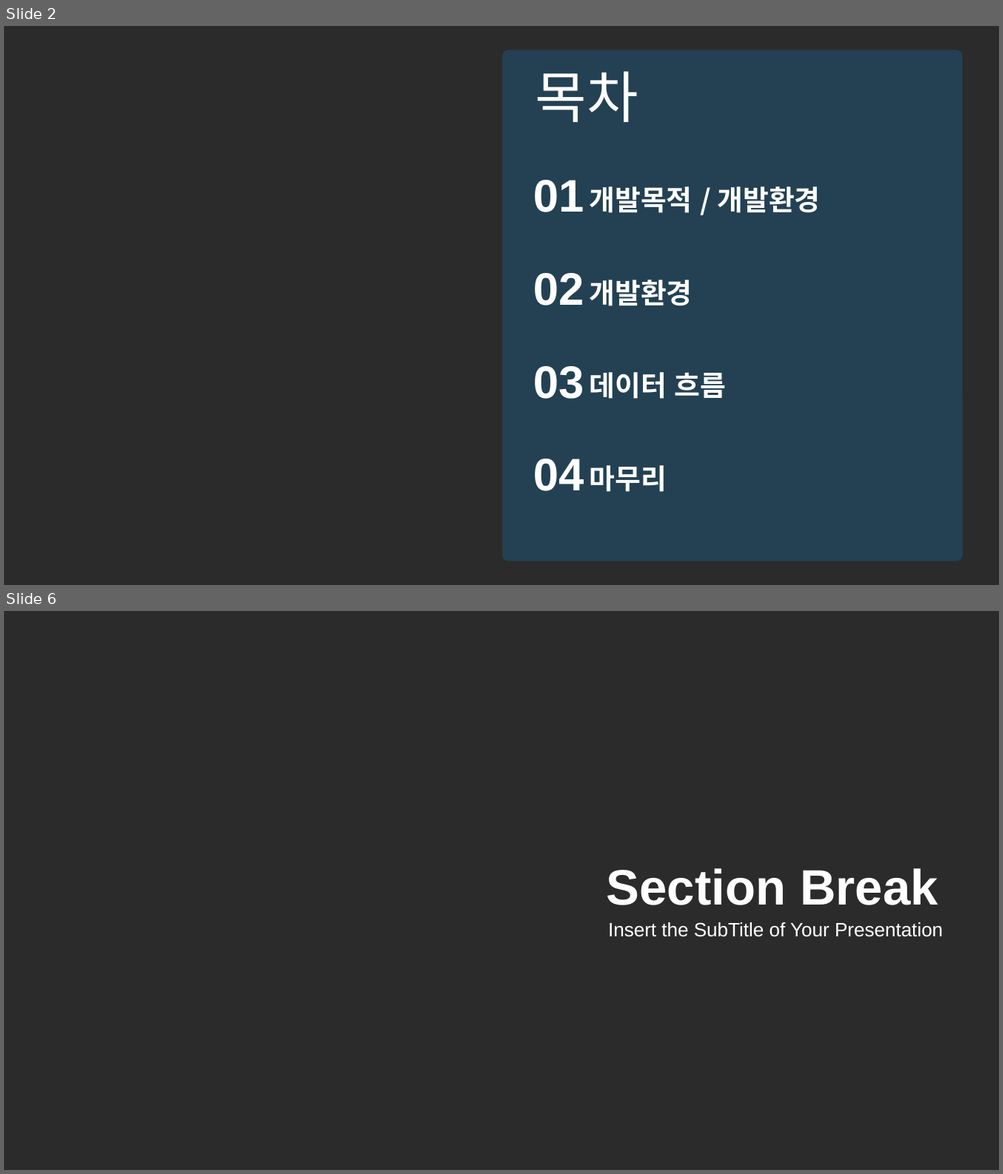
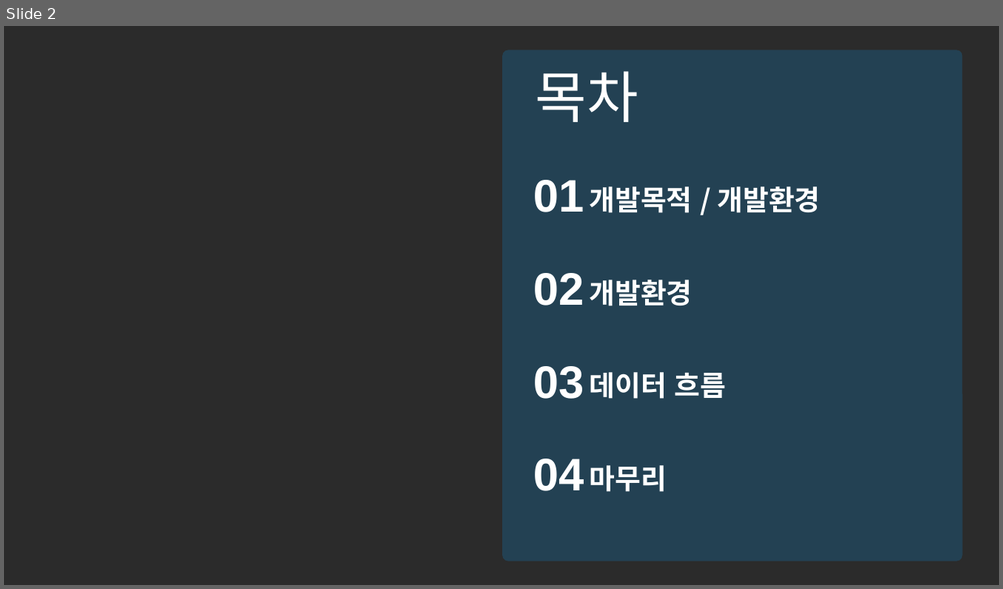
Before and after one commit to QYnote/Python_ConnectMS-SQL, a slide deck: 심준보_AI개발 포트폴리오.pptx. Shown one above the other, each under a label of ours: slides 2 and 6 before the commit, slide 2 after it; the slides between them are not shown. The pictures are 1003x1174 and 1003x589 pixels, drawn with LibreOffice and Linux fonts; fonts in the diff are those of the drawing; background and template pictures are left out; a plain dark background stands for a picture behind light text. Boxes give left, top, right and bottom in pixels: in the first picture for what was removed or moved away, otherwise in the second. Text is boxed around its words. In the diff, an @@ line names an element or a change of style, - is before the commit and + after.

```diff
--- a/심준보_AI개발 포트폴리오.pptx
+++ b/심준보_AI개발 포트폴리오.pptx
@@ slide 6 removed at (x1=4, y1=611, x2=999, y2=1170), background picture (left out) @@
@@ text removed at (x1=606, y1=869, x2=938, y2=906) @@
-Section Break
@@ text removed at (x1=608, y1=923, x2=942, y2=937) @@
-Insert the SubTitle of Your Presentation
```
Also in this commit, not shown: 3 slides changed, 2 slides added, 43 other slides removed, 3 other files.
